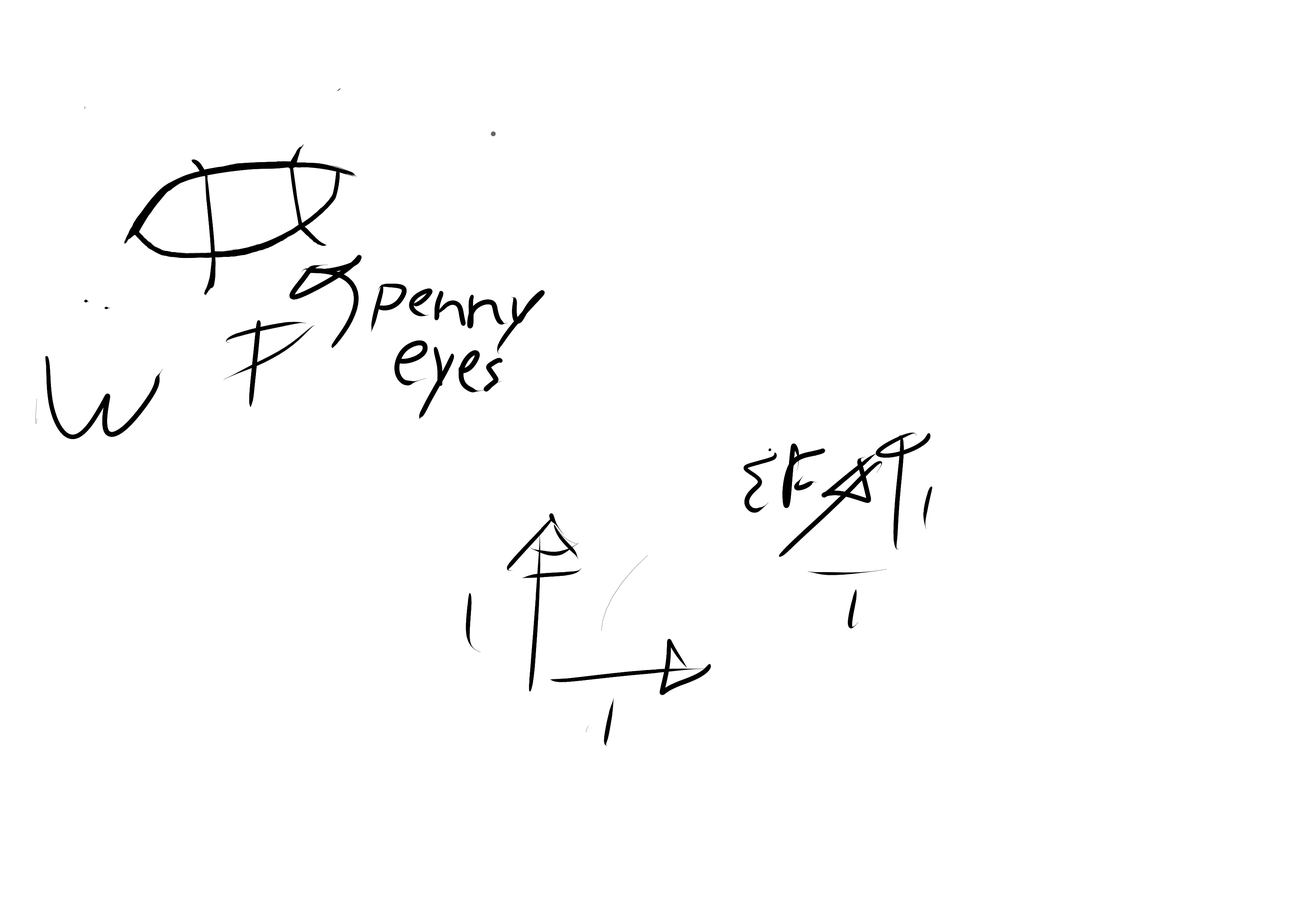
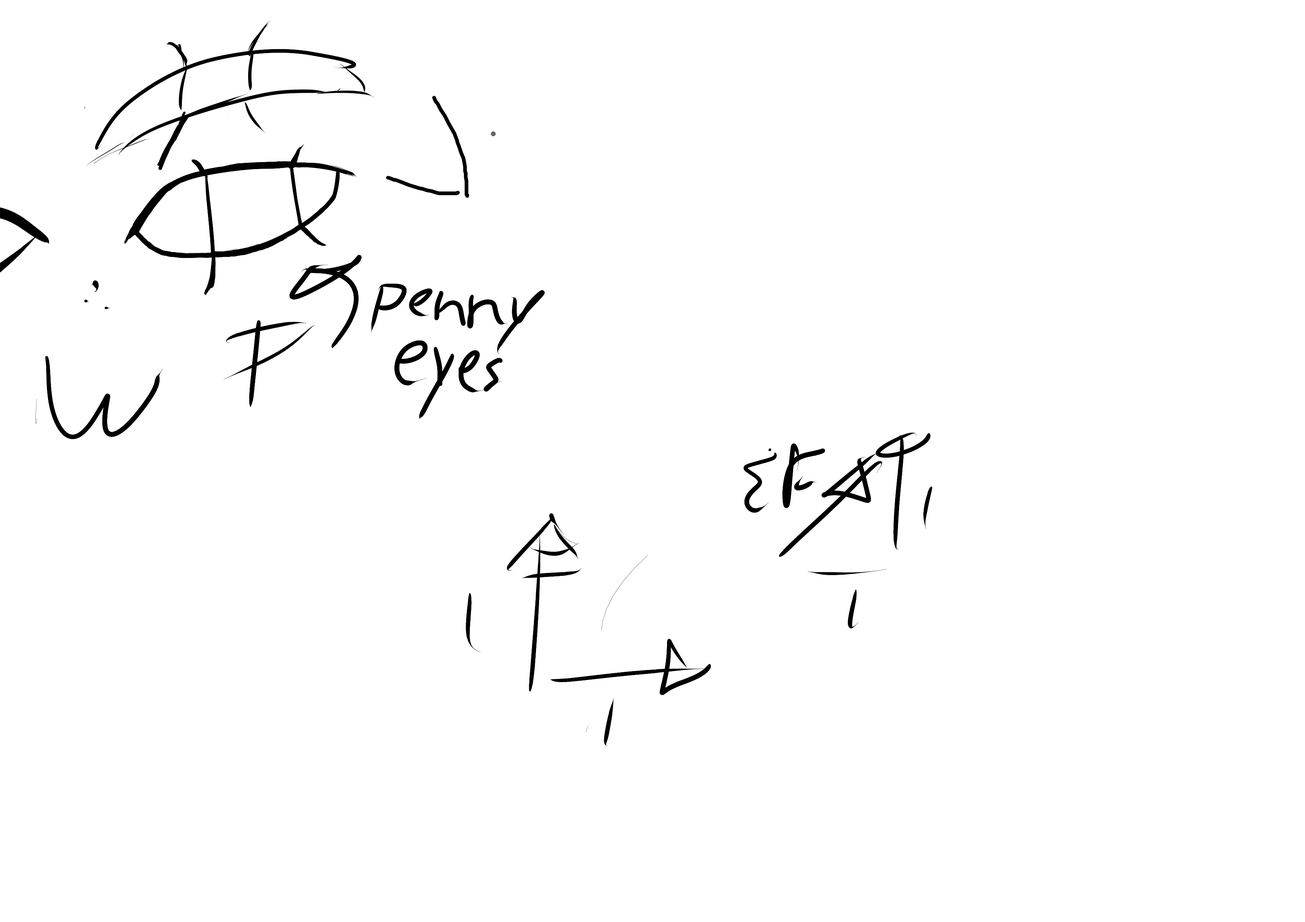
Layers edited between the first and the second w=1305, h=922 image:
painted on "Paint Layer 1" over [0, 20, 469, 293]
